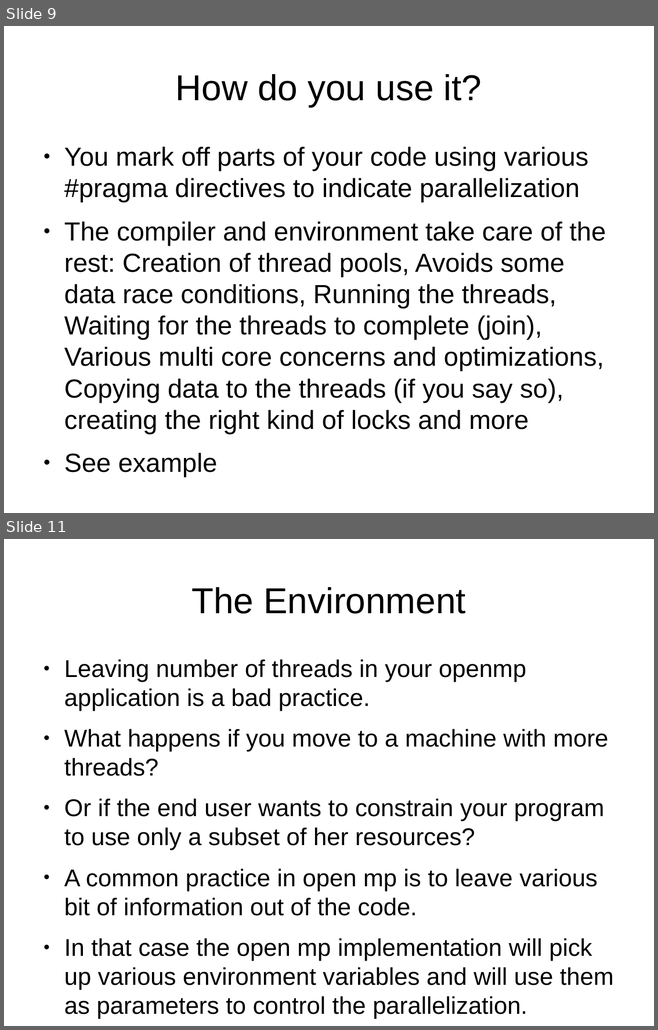
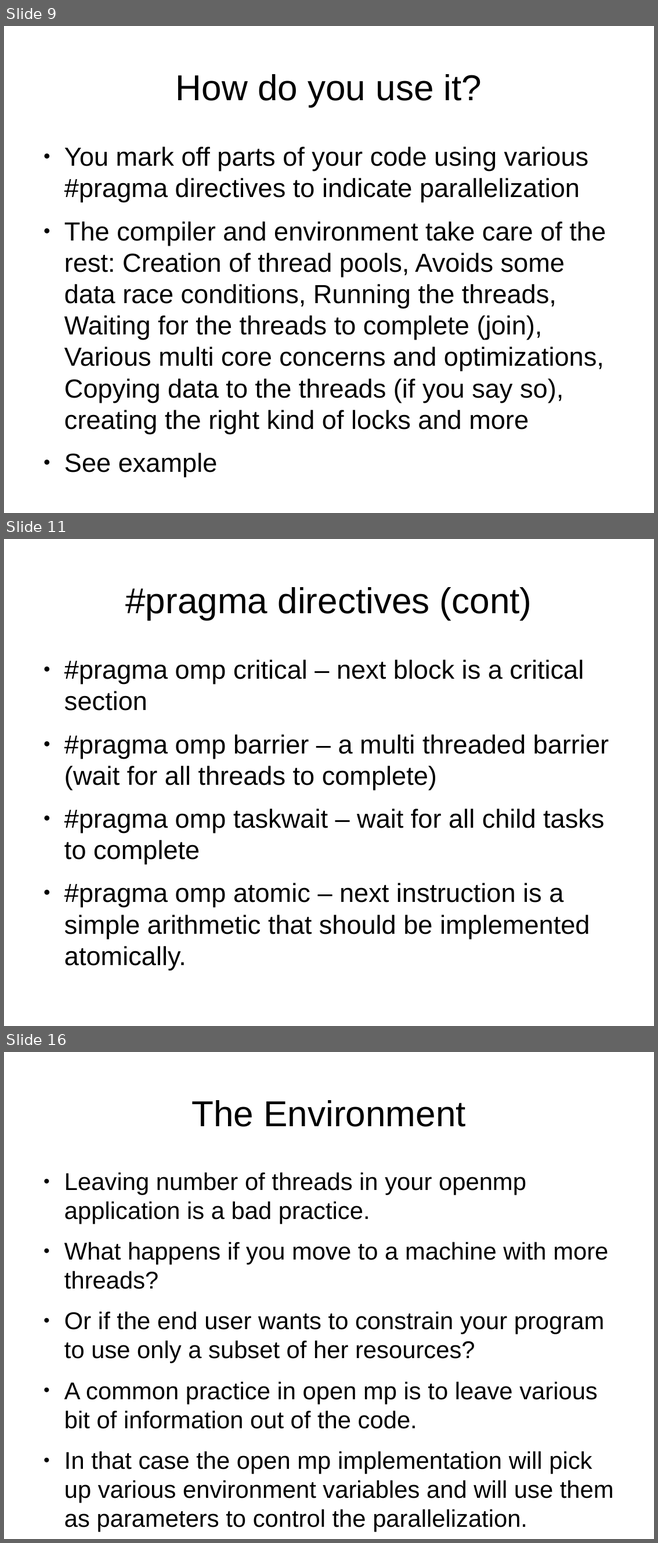
Before and after one commit to veltzer/demos-linux, a slide deck: multi_core/openmp.odp. Shown one above the other, each under a label of ours: slides 9 and 11 before the commit, slides 9, 11 and 16 after it; the slides between them are not shown. The pictures are 658x1030 and 658x1543 pixels, drawn with LibreOffice and Linux fonts; fonts in the diff are those of the drawing. Boxes give left, top, right and bottom in pixels: in the first picture for what was removed or moved away, otherwise in the second. Text is boxed around its words. In the diff, an @@ line names an element or a change of style, - is before the commit and + after.

```diff
--- a/multi_core/openmp.odp
+++ b/multi_core/openmp.odp
@@ slide 11 added at [4, 539, 654, 1026], background #FFFFFF @@
@@ title added at [125, 587, 532, 620], 44 pt, text #000000 @@
+#pragma directives (cont)
@@ text added at [64, 660, 608, 970], 32 pt, text #000000 @@
+● #pragma omp critical – next block is a critical section
+● #pragma omp barrier – a multi threaded barrier (wait for all threads to complete)
+● #pragma omp taskwait – wait for all child tasks to complete
+● #pragma omp atomic – next instruction is a simple arithmetic that should be implemented atomically.
@@ what was slide 11 is now slide 16 @@
```
Also in this commit, not shown: 1 slide changed, 9 other slides added, 4 other files.
